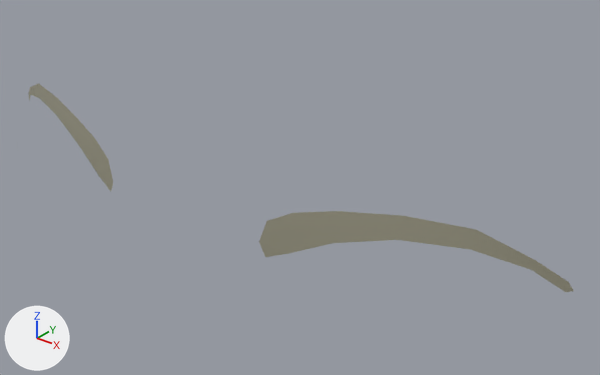
The glTF model assets/models/eyebrows_style-3-blonde.glb, before and after one commit.
The view is the same before and after, from a camera (50 mm lens) standing at (0.2, -0.394, 0.813) and looking at (0.027, -0.179, 0.68). Lighting does not change. The marker at lower left points along +X, +Y and +Z.

Objects in the first picture: 'retopo_eyebrows'.
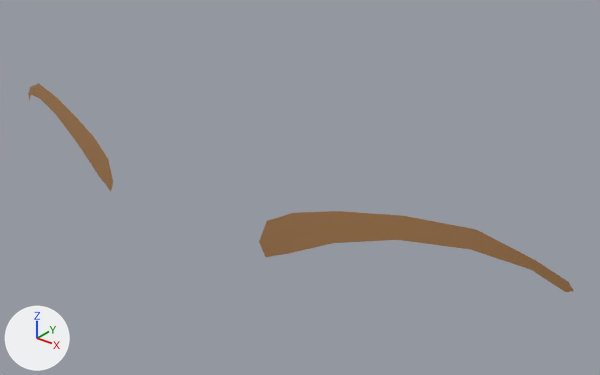
Changed parts and their boxes (x1, y1, x2, y2) in the pictures (600 x 375 px):
'retopo_eyebrows', recoloured (grey to brown)
    both: (28, 83, 574, 292)

Patch to the scene script:
```diff
--- a/assets/models/eyebrows_style-3-blonde.glb.py
+++ b/assets/models/eyebrows_style-3-blonde.glb.py
@@ img_eyebrows_diffuse_128 @@
+img_eyebrows_diffuse_128 = load_image('eyebrows_diffuse_128', '_unpacked/eyebrows_diffuse_128', 128, 128, 'sRGB')
@@ mat_eyebrows_colorize @@
+mat_eyebrows_colorize = bpy.data.materials.new('eyebrows_colorize')
+# colours: orange #d6a06a
+# uses the picture img_eyebrows_diffuse_128
@@ me_plane_101 @@
 me_plane_101.from_pydata(...)  # 42 vertices, 48 faces; spans x -0.133..0.133, y -0.213..-0.183, z 0.671..0.696
-me_plane_101.materials.append(mat_eyebrows_blonde)  # grey #9c9985
+me_plane_101.materials.append(mat_eyebrows_colorize)
```
